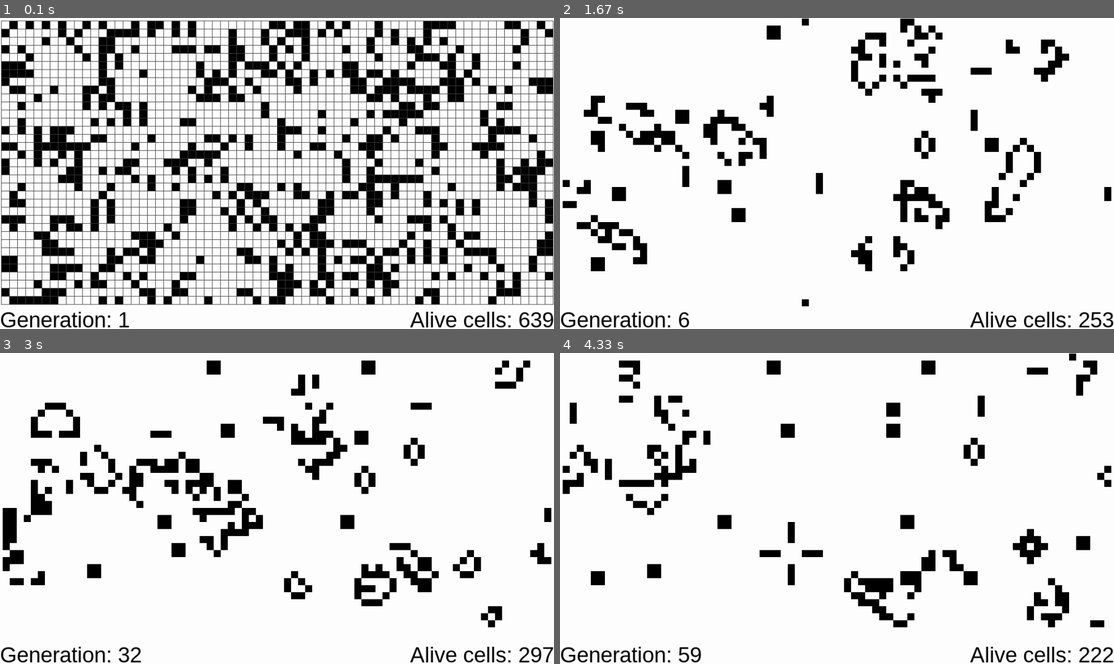
Above: before the commit, frames 1-4 (two rows, left to right).
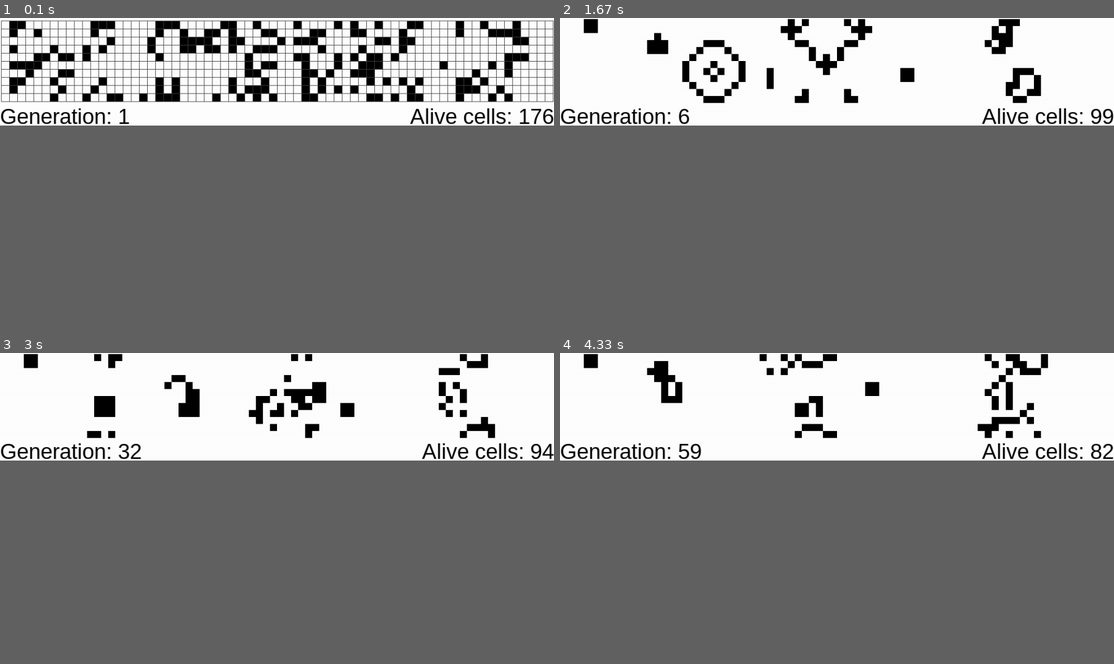
Above: after the commit, the same moments.

Repository: mzebrak/pygame-conways-game-of-life
Game: pygame game, started from __main__.py
Two runs of this game, one before a commit and one after it. Both use one fixed random seed, a clock stepped at 60 frames per second and the inputs below.
Inputs (mouse positions are in pixels of both pictures, inside the frame that each line leads up to):
- Up to frame 1 (0.1 s): no input
- Up to frame 2 (1.67 s): press the mouse at (842, 80) at 0.37 s; move the mouse to (770, 77) at 0.47 s; release the mouse at (704, 70) at 0.6 s; tap G at 0.67 s; press the mouse at (842, 80) at 1.03 s; move the mouse to (748, 80) at 1.13 s; release the mouse at (659, 83) at 1.27 s; tap Z at 1.33 s
- Up to frame 3 (3 s): press the mouse at (282, 415) at 1.7 s; move the mouse to (332, 393) at 1.8 s; release the mouse at (382, 374) at 1.93 s; click (144, 405) at 2.07 s; press the mouse at (144, 405) at 2.37 s; move the mouse to (138, 405) at 2.47 s; release the mouse at (127, 402) at 2.6 s; press the mouse at (144, 405) at 2.7 s; move the mouse to (282, 390) at 2.8 s; release the mouse at (415, 377) at 2.93 s
- Up to frame 4 (4.33 s): press the mouse at (704, 405) at 3.03 s; move the mouse to (764, 390) at 3.13 s; release the mouse at (831, 371) at 3.27 s; press the mouse at (704, 405) at 3.37 s; move the mouse to (870, 390) at 3.47 s; release the mouse at (1036, 374) at 3.6 s; press the mouse at (704, 405) at 3.7 s; move the mouse to (692, 402) at 3.8 s; release the mouse at (681, 396) at 3.93 s; press the mouse at (704, 405) at 4.03 s; move the mouse to (798, 405) at 4.13 s; release the mouse at (892, 405) at 4.27 s
The window is 900x506 before the commit and 900x175 after it. Grey fills any space a smaller window leaves; there, only what the larger window draws over its background counts as a difference.

The runs differ from the first frame. In frame 1, 41% of the frame differs, in the area x 0-100%, y 0-100%; in frame 2, 13%; in frame 3, 14%; in frame 4, 11%.

Commit message:
mouse handling, refactoring

Diff:
--- a/GameOfLife.py
+++ b/GameOfLife.py
@@ -11,7 +11,7 @@
 
 # Game settings
 WIDTH = 1024
-HEIGHT = 576
+HEIGHT = 200
 MENU_HEIGHT = 40
 TITLE = 'conway\'s game of life'
 ICON = 'icon.ico'
@@ -35,7 +35,6 @@
         pg.display.set_caption(TITLE)
 
         self.screen = pg.display.set_mode((WIDTH, HEIGHT))
-        self.clock = pg.time.Clock()
 
         self.cell_size = 1 if cell_size < 1 else cell_size
         self.max_fps = 1 if max_fps < 1 else max_fps
@@ -46,26 +45,27 @@
 
     def new(self, randomize: int = 0):
         if randomize == 1:
-            last_width = self.grid_width
-            last_height = self.grid_height
-
-        self.grid_width = int(WIDTH / self.cell_size)
-        self.grid_height = int((HEIGHT - MENU_HEIGHT) / self.cell_size)
+            cols_before = self.grid_cols
+            rows_before = self.grid_rows
+
+        self.grid_cols = int(WIDTH / self.cell_size)
+        self.grid_rows = int((HEIGHT - MENU_HEIGHT) / self.cell_size)
 
         if randomize == 0:
-            self.grid = [[0] * self.grid_height for _ in range(self.grid_width)]
+            self.grid = [[0] * self.grid_rows for _ in range(self.grid_cols)]
             self.fill_grid()
         elif randomize == 1:
-            self.grid_width = int(WIDTH / self.cell_size)
-            self.grid_height = int((HEIGHT - MENU_HEIGHT) / self.cell_size)
-
-            temp = [[0] * self.grid_height for _ in range(self.grid_width)]
-
-            for c in range(last_width):
-                for r in range(last_height):
+            temp = [[0] * self.grid_rows for _ in range(self.grid_cols)]
+
+            for c in range(cols_before):
+                for r in range(rows_before):
                     temp[c][r] = self.grid[c][r]
             self.grid = temp
 
+        self.width_margin = int((WIDTH - self.grid_cols * self.cell_size) / 2)
+        self.height_margin = int((HEIGHT - MENU_HEIGHT - self.grid_rows * self.cell_size) / 2)
+
+        self.screen.fill(WHITE)
         self.generation = 0
         self.alive_cells = 0
 
@@ -79,43 +79,38 @@
         :param value:  Value to set the cell to (0 or 1)
         """
         self.generation = 0
+        self.grid = [[random.choice([0, 1]) if value is None else value for x in self.grid[0]] for y in self.grid]
+
+    def draw_grid(self):
+        width = self.grid_cols * self.cell_size + self.width_margin
+        height = self.grid_rows * self.cell_size + self.height_margin
+
+        for x in range(self.width_margin, width + self.width_margin, self.cell_size):
+            pg.draw.line(self.screen, GREY, (x, self.height_margin), (x, height))
+
+        for y in range(self.height_margin, height + self.height_margin, self.cell_size):
+            pg.draw.line(self.screen, GREY, (self.width_margin, y), (width, y))
+
+    def draw(self):
+        """
+        Draw the cells from active grid on the screen
+        """
         self.alive_cells = 0
-        self.grid = [[random.choice([0, 1]) if value is None else value for x in self.grid[0]] for y in self.grid]
-
-    def draw_grid(self, mid_width, mid_height):
-        width = self.grid_width * self.cell_size + mid_width
-        height = self.grid_height * self.cell_size + mid_height
-
-        for x in range(0, width, self.cell_size):
-            new_x = x + mid_width
-            pg.draw.line(self.screen, GREY, (new_x, mid_height), (new_x, height))
-        for y in range(0, height, self.cell_size):
-            new_y = y + mid_height
-            pg.draw.line(self.screen, GREY, (mid_width, new_y), (width, new_y))
-
-    def draw(self):
-        """
-        Draw the cells from active grid on the screen
-        """
-        self.alive_cells = 0
-        mid_width = int((WIDTH - self.grid_width * self.cell_size) / 2)
-        mid_height = int((HEIGHT - MENU_HEIGHT - self.grid_height * self.cell_size) / 2)
-
-        pg.draw.rect(self.screen, WHITE, (0, 0, WIDTH, HEIGHT - MENU_HEIGHT))
-
-        for x in range(0, self.grid_width):
-            for y in range(0, self.grid_height):
+
+        for x in range(0, self.grid_cols):
+            for y in range(0, self.grid_rows):
                 if self.grid[x][y] == 1:
                     self.alive_cells += 1
                     color = BLACK
                 else:
                     color = WHITE
                 pg.draw.rect(self.screen, color,
-                             (x * self.cell_size + mid_width, y * self.cell_size + mid_height, self.cell_size,
+                             (x * self.cell_size + self.width_margin, y * self.cell_size + self.height_margin,
+                              self.cell_size,
                               self.cell_size))
 
         if self.show_grid:
-            self.draw_grid(mid_width, mid_height)
+            self.draw_grid()
         pg.display.flip()
 
     def count_cell_neighbors(self, col, row):
@@ -130,8 +125,8 @@
 
         for i in range(-1, 2):
             for j in range(-1, 2):
-                c = (col + i + self.grid_width) % self.grid_width
-                r = (row + j + self.grid_height) % self.grid_height
+                c = (col + i + self.grid_cols) % self.grid_cols
+                r = (row + j + self.grid_rows) % self.grid_rows
                 num_of_alive_neighbors += self.grid[c][r]
 
         num_of_alive_neighbors -= self.grid[col][row]
@@ -143,10 +138,10 @@
         """
         temp = []
 
-        for c in range(self.grid_width):
+        for c in range(self.grid_cols):
             temp.append([])
 
-            for r in range(self.grid_height):
+            for r in range(self.grid_rows):
                 state = self.grid[c][r]
                 neighbors = self.count_cell_neighbors(c, r)
 
@@ -169,6 +164,8 @@
         """
         Displaying information about generation and alive cells in the bottom
         """
+        print(f'Generation: {self.generation}, alive cells: {self.alive_cells}')
+
         div = 1
 
         while True:
@@ -207,11 +204,14 @@
         :return: None if clicked below grid otherwise tuple (col, row)
         """
         # only if clicked above menu bar (on the grid)
-        if pos[0] < (self.grid_width * self.cell_size) and pos[1] < (self.grid_height * self.cell_size):
-            return floor(pos[0] / self.cell_size), floor(pos[1] / self.cell_size)
+        if self.width_margin < pos[0] < (self.grid_cols * self.cell_size + self.width_margin):
+            if self.height_margin < pos[1] < (self.grid_rows * self.cell_size + self.height_margin):
+                return floor((pos[0] - self.width_margin) / self.cell_size), floor(
+                    (pos[1] - self.height_margin) / self.cell_size)
         return None
 
-    def quit(self):
+    @staticmethod
+    def quit():
         pg.quit()
         sys.exit()
 
@@ -237,9 +237,8 @@
                 if event.key == pg.K_p:
                     print("'p' pressed! - toggling pause")
                     self.paused = not self.paused
-                    return
                 elif event.key == pg.K_q:
-                    print("q pressed! - quitting the game")
+                    print("'q' pressed! - quitting the game")
                     self.quit()
                 elif event.key == pg.K_r:
                     print("'r' pressed! - randomizing grid")
@@ -265,9 +264,8 @@
                     print("'z' pressed! - cell size decreased")
                     self.cell_size -= 2 if self.cell_size > 5 else 0
                     self.new(randomize=1)
-            elif pg.mouse.get_pressed():
+            elif click := pg.mouse.get_pressed(num_buttons=3):
                 col_row = None
-                click = pg.mouse.get_pressed() or pg.mouse.get_pressed()
 
                 try:
                     col_row = self.get_col_row_by_mouse(event.pos)
@@ -298,14 +296,9 @@
             self.handle_events()
 
             if not self.paused:
-                update = True
                 self.draw()
                 self.display_info()
                 self.update_generation()
 
                 # when paused - the user is able to set or delete cells by mouse with more fps
-                self.clock.tick(self.max_fps)
-            elif update:
-                self.draw()
-                self.display_info()
-                update = False
+                pg.time.Clock().tick(self.max_fps)
